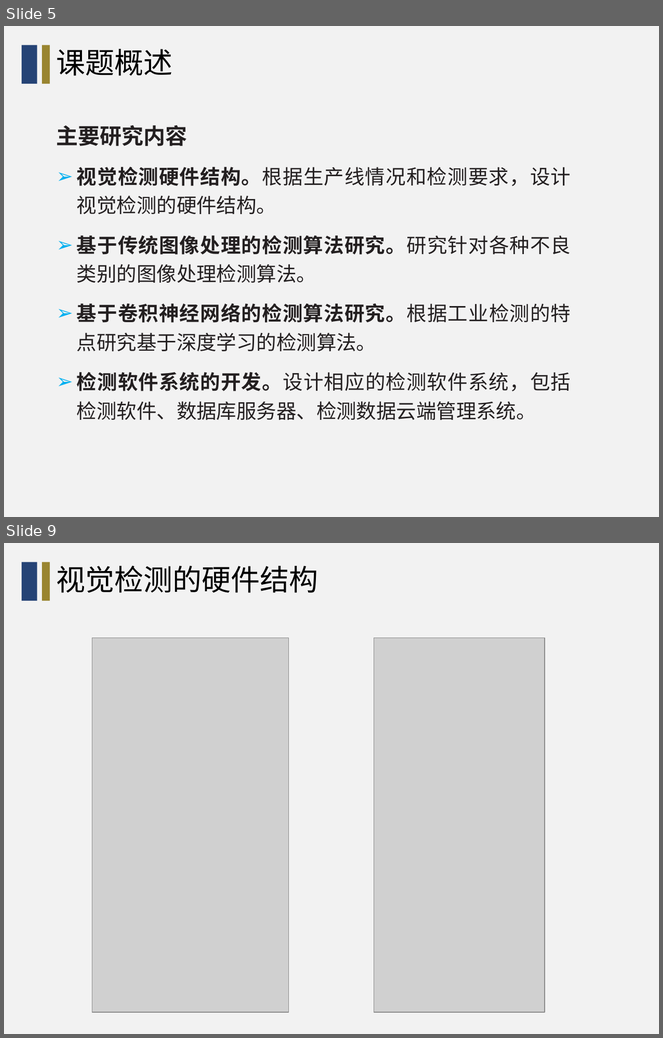
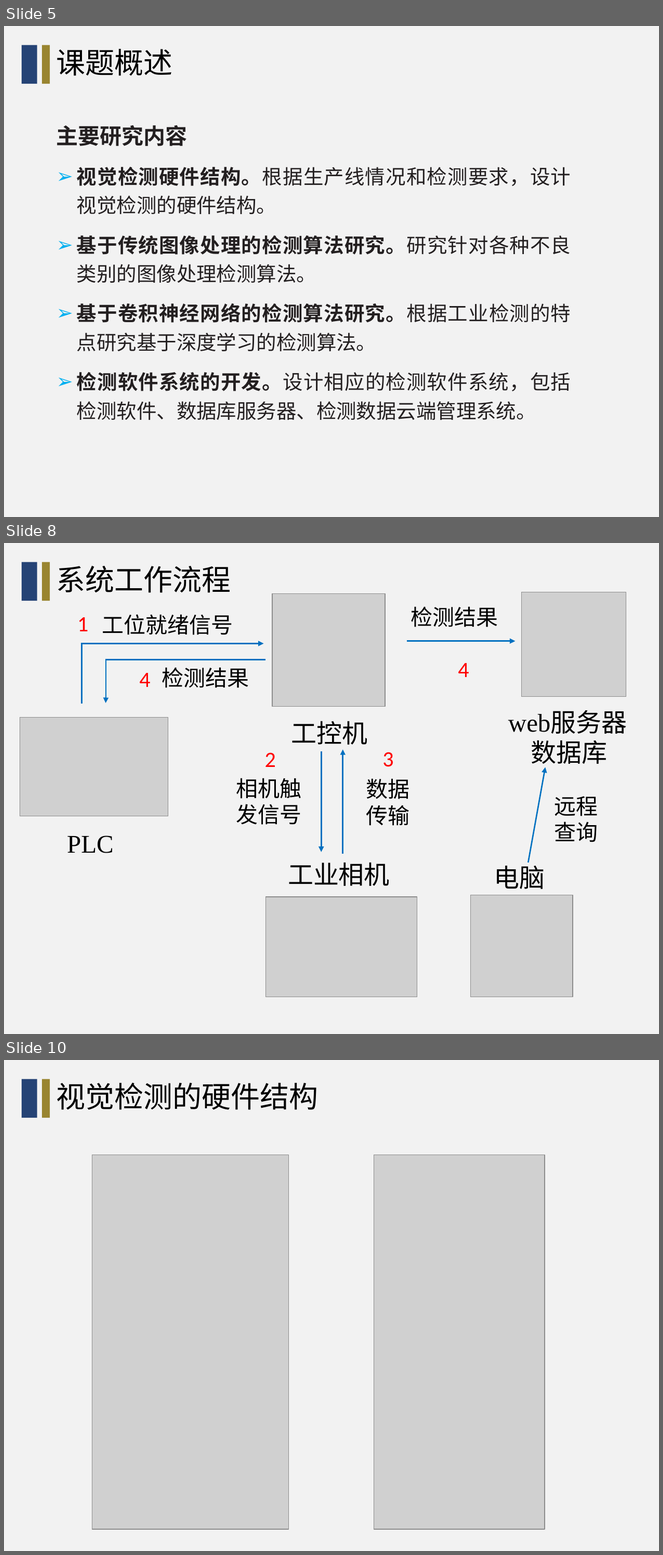
Before and after one commit to wang-jiankun/Graduate-File, a slide deck: 资料/课题汇报（2019.3.15）-王建坤.pptx. Shown one above the other, each under a label of ours: slides 5 and 9 before the commit, slides 5, 8 and 10 after it; the slides between them are not shown. The pictures are 663x1038 and 663x1555 pixels, drawn with LibreOffice and Linux fonts; fonts in the diff are those of the drawing; grey boxes stand for pictures; background and template pictures are left out. Boxes give left, top, right and bottom in pixels: in the first picture for what was removed or moved away, otherwise in the second. Text is boxed around its words. In the diff, an @@ line names an element or a change of style, - is before the commit and + after.

```diff
--- a/资料/课题汇报（2019.3.15）-王建坤.pptx
+++ b/资料/课题汇报（2019.3.15）-王建坤.pptx
@@ slide 8 added at bbox=[4, 543, 659, 1034], background #F2F2F2; not listed: 2 template elements that a slide beside it also shows @@
@@ title added at bbox=[57, 566, 231, 593], 32 pt, text #000000 @@
+系统工作流程
@@ picture added at bbox=[272, 593, 385, 706] @@
@@ picture added at bbox=[521, 592, 626, 696] @@
@@ text added at bbox=[77, 617, 88, 631], 24 pt, text #FF0000 @@
+1
@@ text added at bbox=[102, 614, 233, 635], 24 pt, text #000000 @@
+工位就绪信号
@@ text added at bbox=[411, 606, 499, 627], 24 pt, text #000000 @@
+检测结果
@@ elbow arrow added from (81, 703) to (263, 644), #0070C0 1.5 pt @@
@@ arrow added from (407, 641) to (515, 641), #0070C0 1.5 pt @@
@@ elbow arrow added from (266, 659) to (105, 703), #0070C0 1.5 pt @@
@@ text added at bbox=[162, 667, 249, 688], 24 pt, text #000000 @@
+检测结果
@@ text added at bbox=[458, 663, 469, 677], 24 pt, text #FF0000 @@
+4
@@ text added at bbox=[139, 673, 150, 687], 24 pt, text #FF0000 @@
+4
@@ text added at bbox=[508, 711, 627, 769], 28 pt, text #000000 @@
+web服务器
+数据库
@@ picture added at bbox=[20, 717, 168, 815] @@
@@ text added at bbox=[292, 721, 368, 745], 28 pt, text #000000 @@
+工控机
@@ text added at bbox=[265, 753, 276, 767], 24 pt, text #FF0000 @@
+2
@@ arrow added from (321, 752) to (321, 852), #0070C0 1.5 pt @@
@@ arrow added from (343, 853) to (343, 749), #0070C0 1.5 pt @@
@@ text added at bbox=[383, 752, 393, 767], 24 pt, text #FF0000 @@
+3
@@ arrow added from (528, 863) to (545, 768), #0070C0 1.5 pt @@
@@ text added at bbox=[236, 778, 302, 825], 24 pt, text #000000 @@
+相机触
+发信号
@@ text added at bbox=[366, 779, 410, 826], 24 pt, text #000000 @@
+数据
+传输
@@ text added at bbox=[554, 796, 598, 843], 24 pt, text #000000 @@
+远程
+查询
@@ text added at bbox=[67, 836, 114, 853], 28 pt, text #000000 @@
+PLC
@@ text added at bbox=[288, 862, 390, 886], 28 pt, text #000000 @@
+工业相机
@@ text added at bbox=[494, 861, 545, 889], 28 pt, text #000000 @@
+电脑
@@ picture added at bbox=[266, 897, 417, 997] @@
@@ picture added at bbox=[470, 896, 573, 997] @@
@@ what was slide 9 is now slide 10 @@
```
Also in this commit, not shown: 6 slides changed, 1 other slide added, 9 other files.
